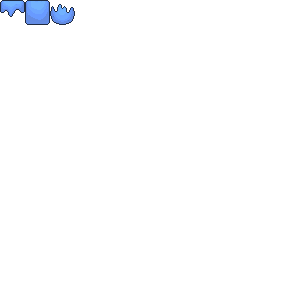
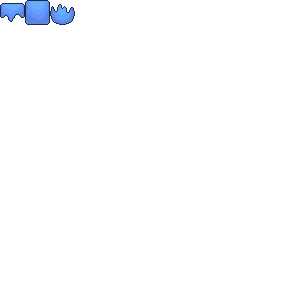
Before/after of a 300x300 layered artwork. What changed in the layer stack:
painted on "Layer 1" over box(0, 0, 25, 22)
"Layer 2": opacity 85% → 90%, painted on it over box(0, 1, 74, 24)
